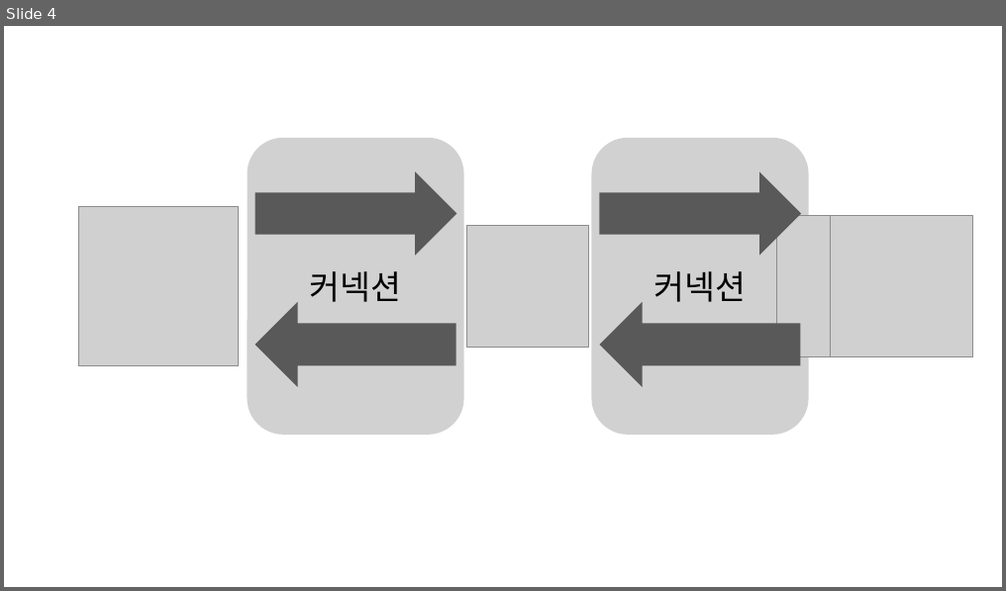
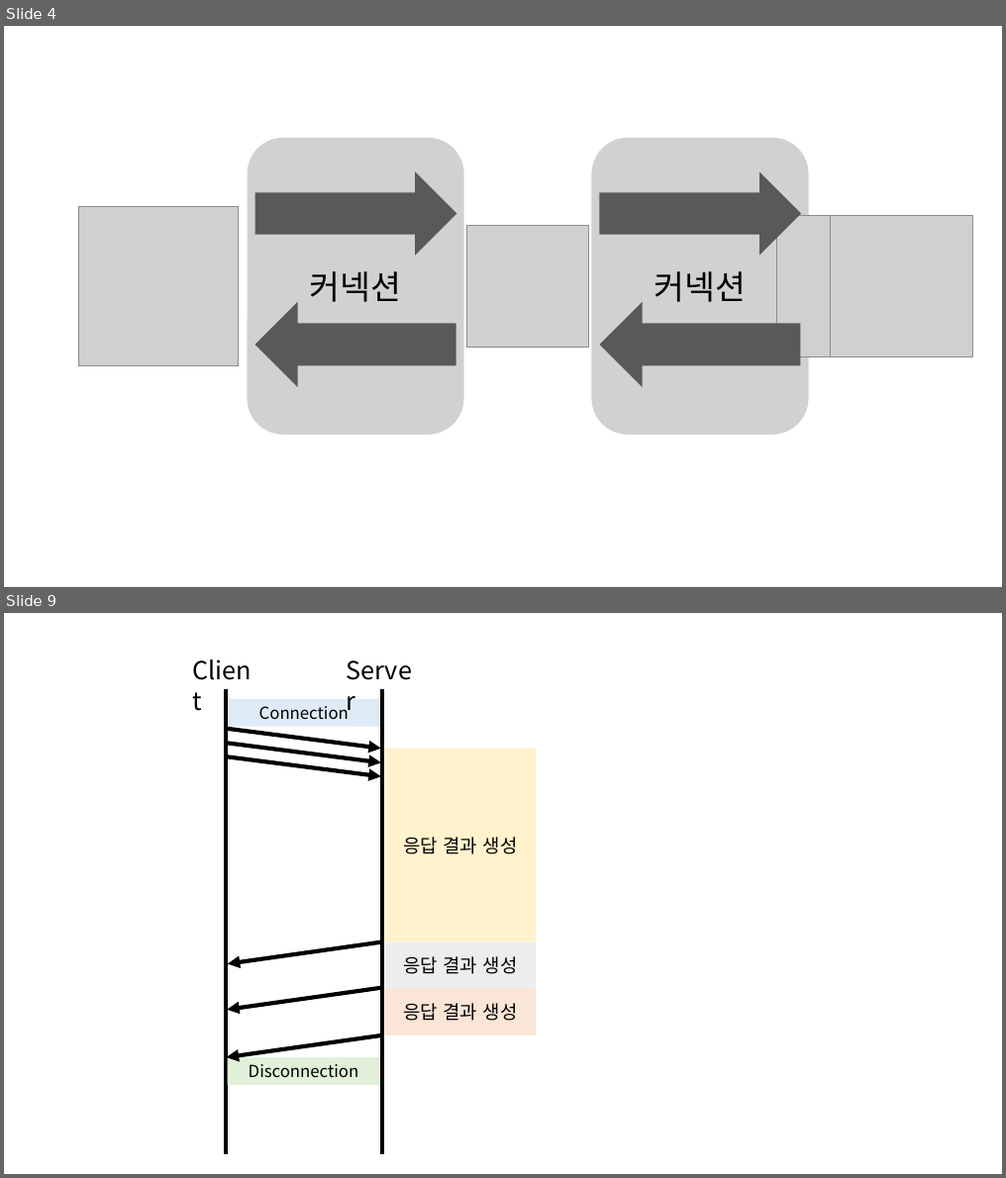
Before and after one commit to beomy/beomy.github.io, a slide deck: static/assets/img/posts/etc/http-version.pptx. Shown one above the other, each under a label of ours: slide 4 before the commit, slides 4 and 9 after it; the slides between them are not shown. The pictures are 1006x591 and 1006x1178 pixels, drawn with LibreOffice and Linux fonts; fonts in the diff are those of the drawing; grey boxes stand for pictures. Boxes give left, top, right and bottom in pixels: in the first picture for what was removed or moved away, otherwise in the second. Text is boxed around its words. In the diff, an @@ line names an element or a change of style, - is before the commit and + after.

```diff
--- a/static/assets/img/posts/etc/http-version.pptx
+++ b/static/assets/img/posts/etc/http-version.pptx
@@ slide 9 added at (x1=4, y1=613, x2=1002, y2=1174), background #FFFFFF @@
@@ group added at (x1=185, y1=652, x2=537, y2=1155): 6 arrows, 5 rectangles, 2 lines, 2 texts @@
+Connection
+Client
+Server
+응답 결과 생성
+응답 결과 생성
+응답 결과 생성
+Disconnection
```
Also in this commit, not shown: 1 slide changed, 3 other slides added, 7 other files.
